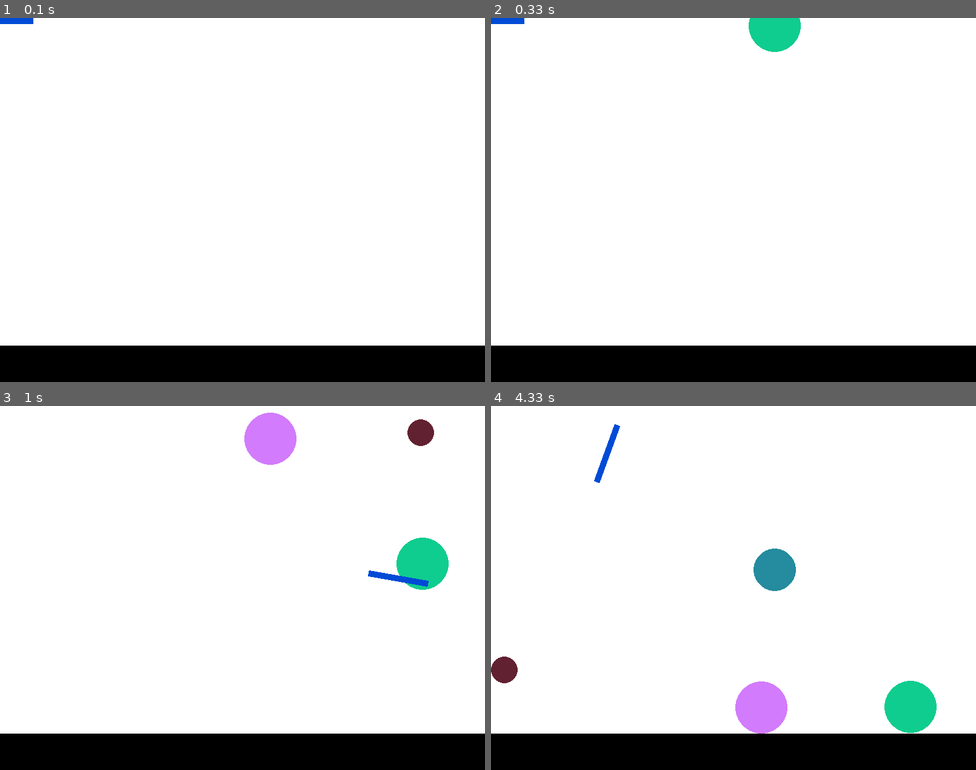
Above: before the commit, frames 1-4 (two rows, left to right).
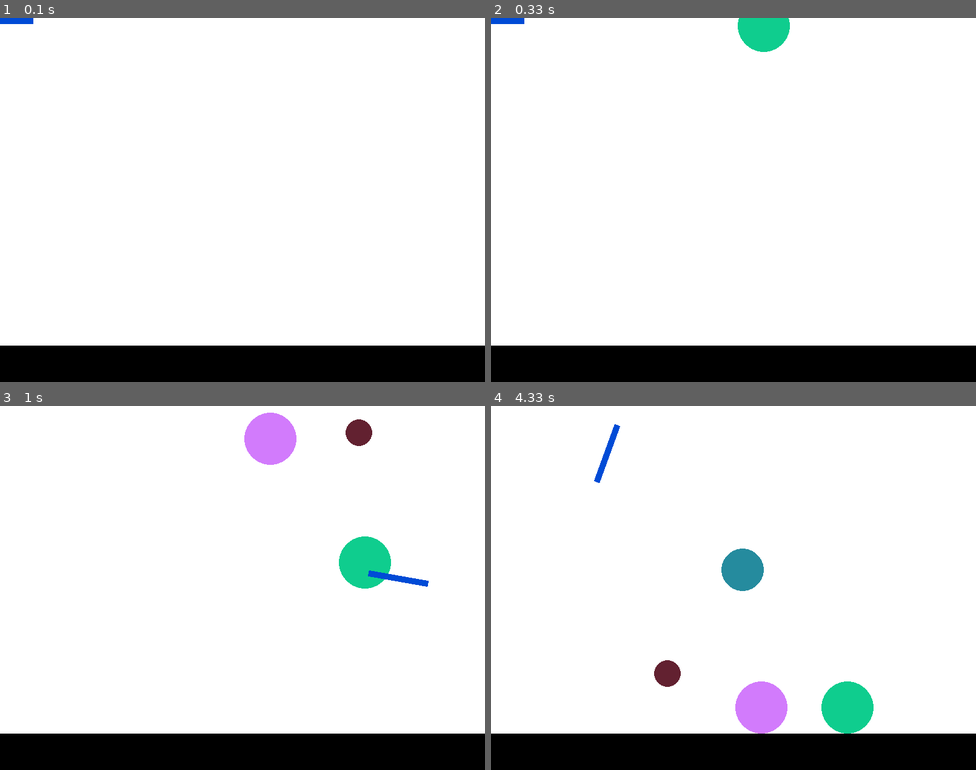
Above: after the commit, the same moments.

Repository: MichaelLesirge/intermediate-programming-class
Game: pygame game, started from ball_physics.py
Same seed, same stepped clock (60 frames per second), same inputs: the game is played once before the commit and once after it.
Inputs (mouse positions are in pixels of both pictures, inside the frame that each line leads up to):
- Up to frame 1 (0.1 s): no input
- Up to frame 2 (0.33 s): no input
- Up to frame 3 (1 s): hold Right 0.33-0.8 s; move the mouse to (223, 602) at 0.37 s; hold Right from 0.83 s (still down); move the mouse to (397, 577) at 0.87 s
- Up to frame 4 (4.33 s): release Right at 1.3 s; hold Left 1.33-1.87 s; move the mouse to (617, 591) at 1.37 s; hold Left 1.9-2.3 s; move the mouse to (583, 533) at 1.93 s; hold Right 2.33-2.97 s; move the mouse to (583, 675) at 2.37 s; hold Left 3-3.47 s; move the mouse to (912, 715) at 3.03 s; hold Right 3.5-3.97 s; move the mouse to (791, 620) at 3.53 s; hold Right from 4 s (still down); move the mouse to (607, 453) at 4.03 s

Frame 1 is identical in both runs. In frame 2, 0.4% of the frame differs, in the area x 50-64%, y 0-10%; in frame 3, 2.9%; in frame 4, 4.4%, in the area x 0-92%, y 39-90%.

Commit message:
done done done

Diff:
--- a/ball_physics.py
+++ b/ball_physics.py
@@ -32,7 +32,7 @@
     @classmethod
     def random_shape(cls):
         x_range = 50
-        x_velocity_range = 10
+        x_velocity_range = 7
 
         center_x = SCREEN_WIDTH // 2
         location = (random.randint(center_x - x_range, center_x + x_range), 0)
@@ -78,6 +78,7 @@
         self.velocity.move_towards_ip((0, 0), AIR_RESISTANCE)
 
         if self.rect.left < 0 or self.rect.right > SCREEN_WIDTH:
+            self.rect.x -= self.velocity.x
             self.velocity.x *= -BOUNCE_RETENTION
 
         for floor in floors:
@@ -95,10 +96,8 @@
         # for other in other_balls:
         #     if other is self: continue
 
-        #     if self.rect.colliderect(other.rect):
-        #         collide_point = pygame.sprite.collide_mask(self, other)
-        #         if collide_point:
-        #             pass
+        #     if pygame.sprite.collide_circle(self, other):
+
 
 
 class Floor(pygame.sprite.Sprite):
